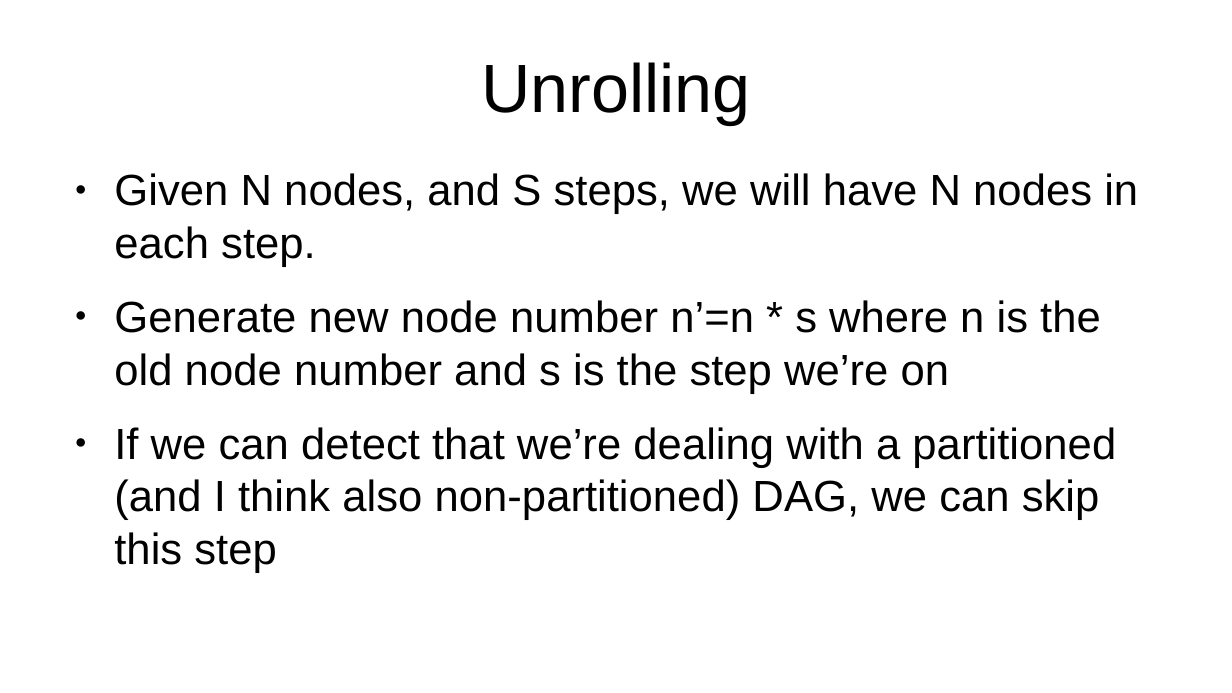
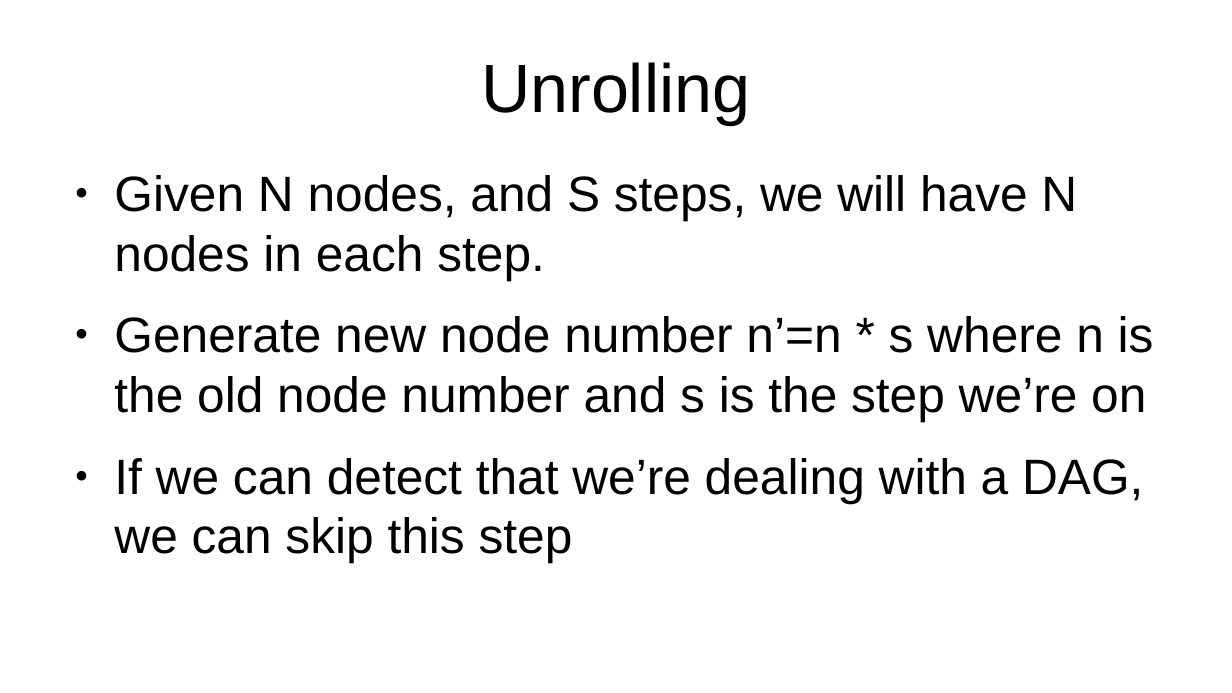
Before and after one commit to Scanteianu/FormalVerificationProject, a slide deck: slide 11 of documentation/pres.pptx. Drawn at 1232x693 pixels with LibreOffice and Linux fonts; fonts in the diff are those of the drawing. Boxes give left, top, right and bottom in pixels: in the first picture for what was removed or moved away, otherwise in the second. Text is boxed around its words. In the diff, an @@ line names an element or a change of style, - is before the commit and + after.

```diff
--- a/documentation/pres.pptx
+++ b/documentation/pres.pptx
@@ text at [114, 175, 1154, 422]: size 28.2 to 32 pt in "Given N nodes, and S steps, we ...", "Generate new node number n’=n * s ..." @@
@@ text at [114, 458, 1143, 563]: text changed; size 28.2 to 32 pt @@
-● If we can detect that we’re dealing with a partitioned (and I think also non-partitioned) DAG, we can skip this step
+● If we can detect that we’re dealing with a DAG, we can skip this step
```
Also in this commit, not shown: 2 other slides changed, 2 slides added, 3 other files.
